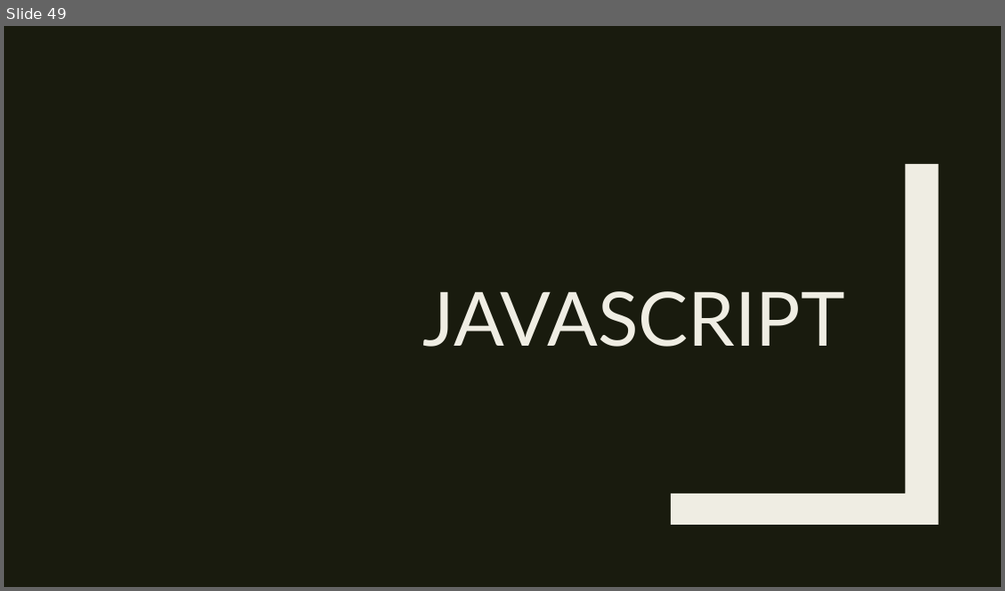
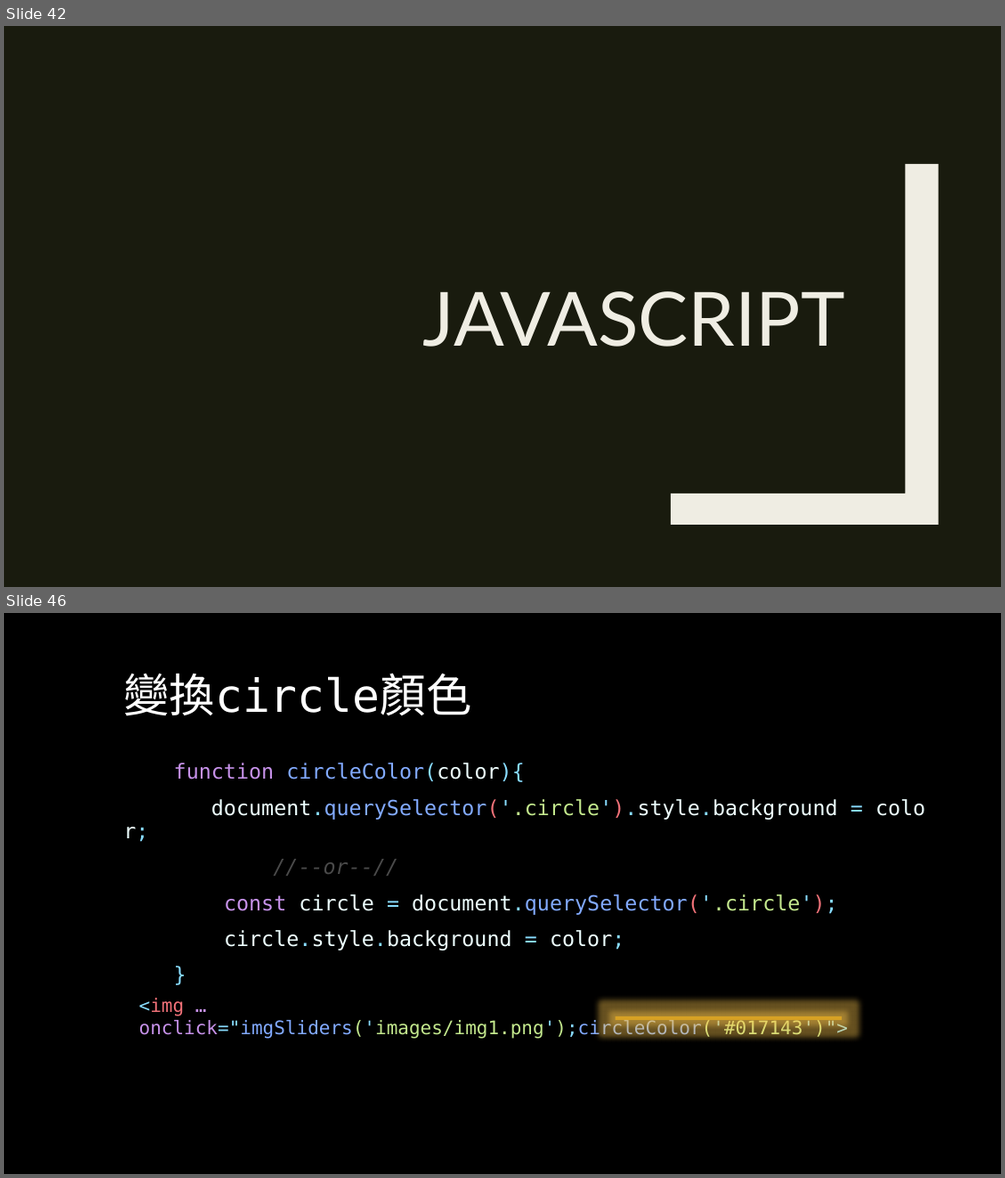
Before and after one commit to Alicexdcw/FrontEndTutorial, a slide deck: HTML & CSS & Javascript - starbuck.pptx. Shown one above the other, each under a label of ours: slide 49 before the commit, slides 42 and 46 after it; the slides between them are not shown. The pictures are 1005x591 and 1005x1178 pixels, drawn with LibreOffice and Linux fonts; fonts in the diff are those of the drawing. Boxes give left, top, right and bottom in pixels: in the first picture for what was removed or moved away, otherwise in the second. Text is boxed around its words. In the diff, an @@ line names an element or a change of style, - is before the commit and + after.

```diff
--- a/HTML & CSS & Javascript - starbuck.pptx
+++ b/HTML & CSS & Javascript - starbuck.pptx
@@ slide 46 added at [4, 613, 1001, 1174], background #EFEDE3 @@
@@ rectangle added at [4, 613, 1001, 1174], fill #000000, outline #000000 2.75 pt @@
@@ rectangle added at [43, 613, 62, 1174], fill #191B0E @@
@@ title added at [123, 673, 471, 716], 44 pt, text #FFFFFF @@
+變換circle顏色
@@ text added at [174, 763, 838, 950], 20 pt, text #EEFFFF @@
+function circleColor(color){
+document.querySelector('.circle').style.background = color;
+//--or--//
+const circle = document.querySelector('.circle');
+circle.style.background = color;
+}
@@ text added at [139, 997, 848, 1038], 18 pt, text #C3E88D @@
+<img … onclick="imgSliders('images/img1.png');circleColor('#017143')">
@@ rectangle added at [615, 1016, 841, 1020], fill #D7A124 @@
@@ what was slide 49 is now slide 42 @@
```
Also in this commit, not shown: 4 slides changed, 18 other slides added, 24 slides removed, 11 other files.
